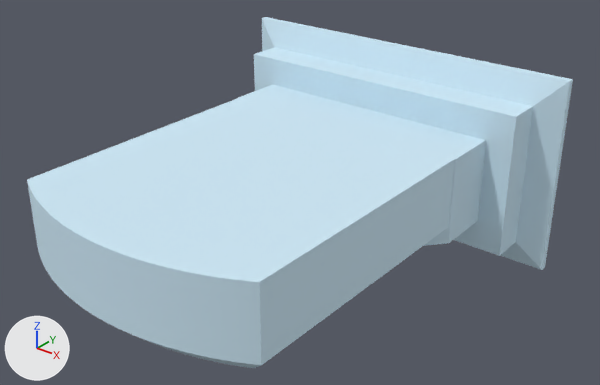
Two versions of the FBX model Unity Project/Giroux-CAP6117-SANC - crown/Assets/Models/LOD Headstones/PA-587-F.fbx, one commit apart.
The view is the same before and after, from a 50 mm lens placed at (0.796, -1.294, 0.603), pointed at (0.029, -0.335, 0.008). Lighting does not change. The marker at lower left points along +X, +Y and +Z. The first picture is the older version. Objects named as collision shapes, trigger or cutter boxes, shadow casters or lower levels of detail are left out. Where no turn or scale is listed for an object, it has been applied to the vertices.

The first picture shows 'PA-587-F_LOD0'.
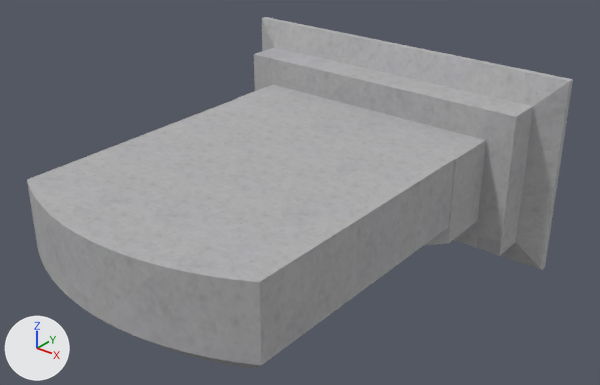
Pixel boxes [x1, y1, x2, y2] of what changed, in the pictures (600 x 385 px):
'PA-587-F_LOD0', recoloured (blue to grey): [27, 17, 573, 368] in both

Patch to the scene script:
```diff
--- a/Unity Project/Giroux-CAP6117-SANC - crown/Assets/Models/LOD Headstones/PA-587-F.fbx.py
+++ b/Unity Project/Giroux-CAP6117-SANC - crown/Assets/Models/LOD Headstones/PA-587-F.fbx.py
@@ img_b_587_f_png @@
+img_b_587_f_png = load_image('B-587-F.png', '../../Materials/LOD Headstone Mats/B-587-F.png', 1024, 1024, 'sRGB')
@@ mat_0_615686_0_811765_0_929412_0_000000_0_132 @@
+mat_0_615686_0_811765_0_929412_0_000000_0_132 = principled_material('0.615686_0.811765_0.929412_0.000000_0.132')
+mat_0_615686_0_811765_0_929412_0_000000_0_132.texture = img_b_587_f_png
+mat_0_615686_0_811765_0_929412_0_000000_0_132.roughness = 0.859
@@ me_mesh1 @@
 me_mesh1.from_pydata(...)  # 166 vertices, 328 faces; spans x -0.33..0.33, y -0.726..0.0, z -0.178..0.178
-me_mesh1.materials.append(mat_0_615686_0_811765_0_929412_0_000000_0_000000)  # blue #cee9f7
+me_mesh1.materials.append(mat_0_615686_0_811765_0_929412_0_000000_0_132)  # picture img_b_587_f_png
```
